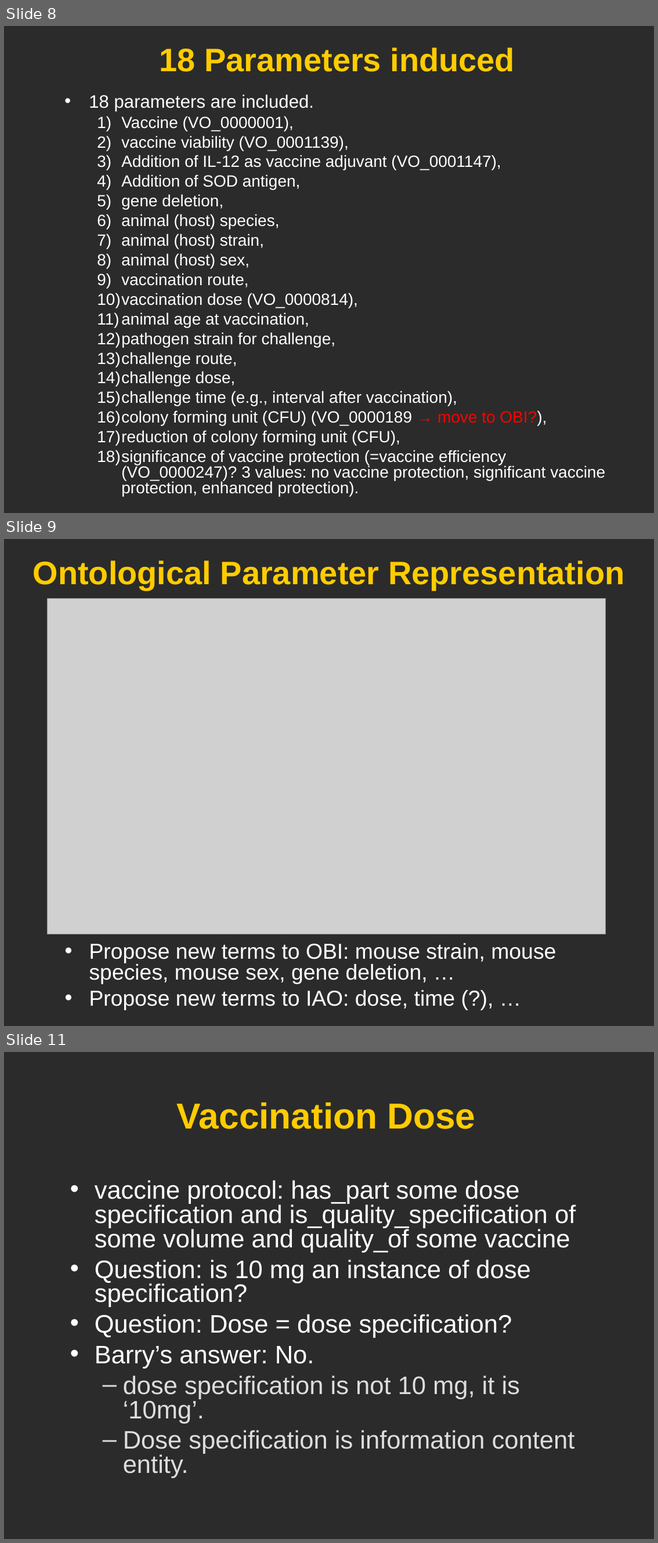
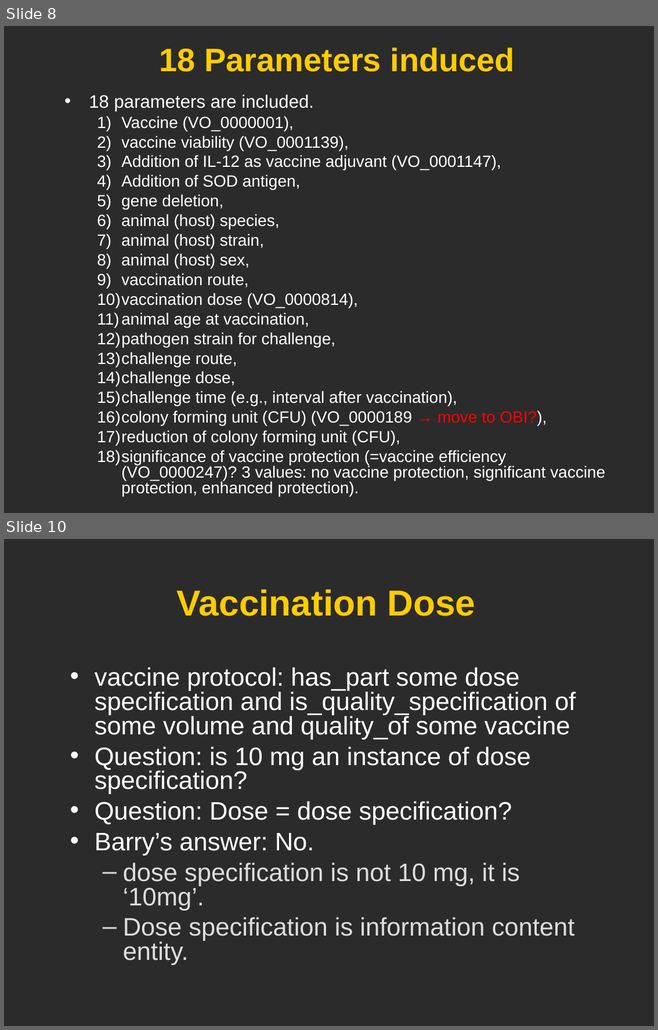
Before and after one commit to obi-ontology/obi-legacy-svn, a slide deck: trunk/docs/developer/use cases/Vaccine_usercase_Vancouver2010.ppt. Shown one above the other, each under a label of ours: slides 8, 9 and 11 before the commit, slides 8 and 10 after it; the slides between them are not shown. The pictures are 658x1543 and 658x1030 pixels, drawn with LibreOffice and Linux fonts; fonts in the diff are those of the drawing; grey boxes stand for pictures; background and template pictures are left out; a plain dark background stands for a picture behind light text. Boxes give left, top, right and bottom in pixels: in the first picture for what was removed or moved away, otherwise in the second. Text is boxed around its words. In the diff, an @@ line names an element or a change of style, - is before the commit and + after.

```diff
--- a/trunk/docs/developer/use cases/Vaccine_usercase_Vancouver2010.ppt
+++ b/trunk/docs/developer/use cases/Vaccine_usercase_Vancouver2010.ppt
@@ slide 9 removed at (x1=4, y1=539, x2=654, y2=1026), background picture (left out) @@
@@ title removed at (x1=33, y1=560, x2=624, y2=590) @@
-Ontological Parameter Representation
@@ picture removed at (x1=48, y1=599, x2=605, y2=935) @@
@@ text removed at (x1=89, y1=943, x2=556, y2=1011) @@
-• Propose new terms to OBI: mouse strain, mouse species, mouse sex, gene deletion, …
-• Propose new terms to IAO: dose, time (?), …
@@ what was slide 11 is now slide 10 @@
```
Also in this commit, not shown: 3 slides changed.
